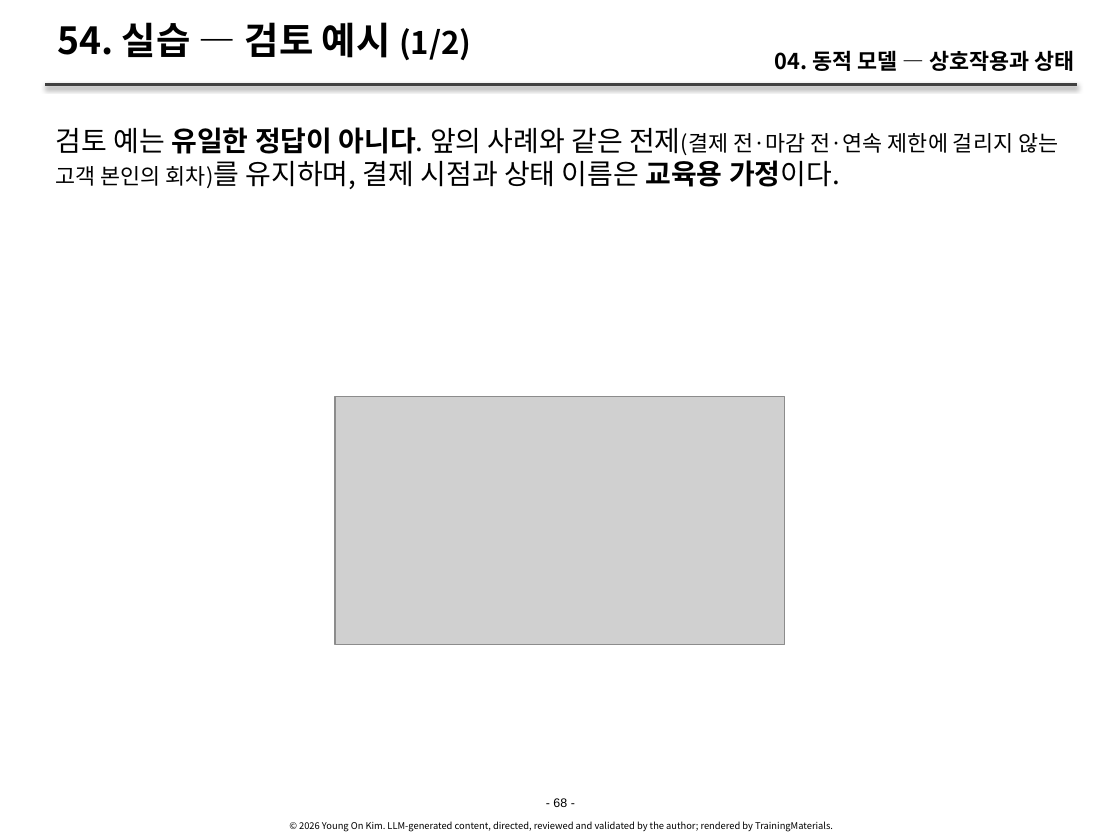
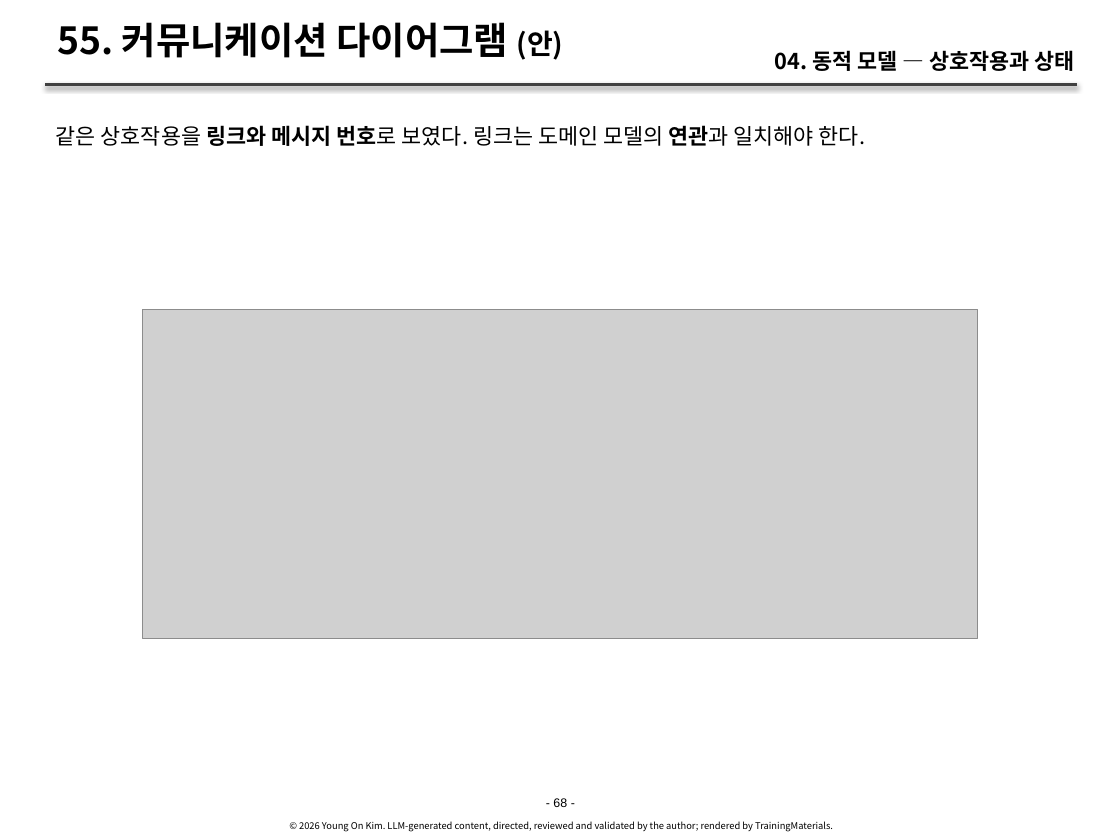
Before and after one commit to YoungSan77/TrainingMaterials, a slide deck: slide 68 of courses/ooad/sessions/s04.pptx. Drawn at 1120x840 pixels with LibreOffice and Linux fonts; fonts in the diff are those of the drawing; grey boxes stand for pictures. Boxes give left, top, right and bottom in pixels: in the first picture for what was removed or moved away, otherwise in the second. Text is boxed around its words. In the diff, an @@ line names an element or a change of style, - is before the commit and + after.

```diff
--- a/courses/ooad/sessions/s04.pptx
+++ b/courses/ooad/sessions/s04.pptx
@@ title at (57,22,564,60): text changed @@
-54. 실습 — 검토 예시 (1/2)
+55. 커뮤니케이션 다이어그램 (안)
@@ text at (56,125,865,146): text changed; size 18 to 14 pt @@
-검토 예는 유일한 정답이 아니다. 앞의 사례와 같은 전제(결제 전·마감 전·연속 제한에 걸리지 않는 고객 본인의 회차)를 유지하며, 결제 시점과 상태 이름은 교육용 가정이다.
+같은 상호작용을 링크와 메시지 번호로 보였다. 링크는 도메인 모델의 연관과 일치해야 한다.
@@ picture: place and size @@
-picture at (335,396,785,645)
+picture at (142,309,978,638)
```
Also in this commit, not shown: 4 other slides changed, 2 slides added, 1 slide removed, 39 other files.
